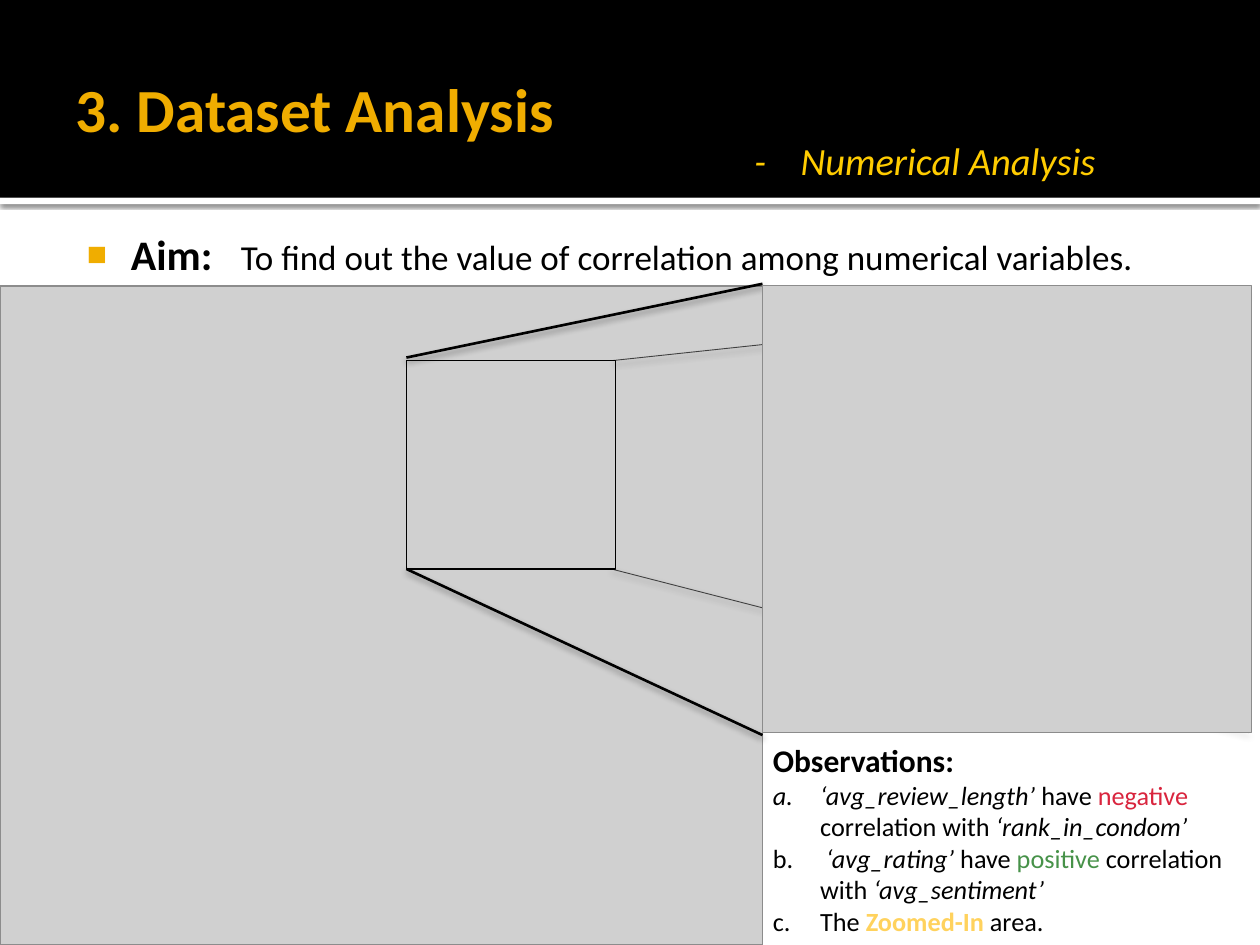
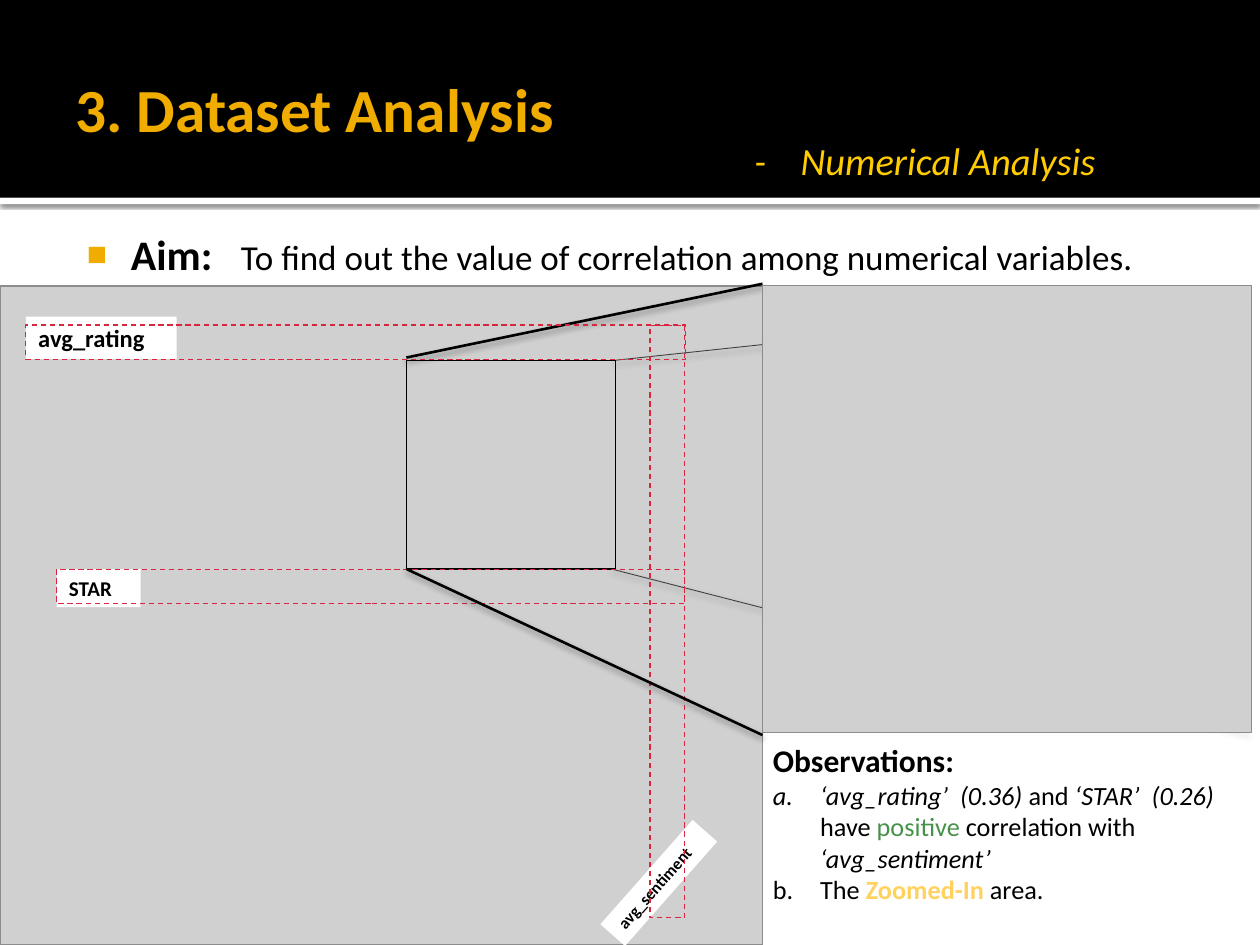
Before and after one commit to nycdatasci/bootcamp007_project, a slide deck: slide 22 of Project3-WebScraping/Boyang_Dai/Project3_condom.pptx. Drawn at 1260x945 pixels with LibreOffice and Linux fonts; fonts in the diff are those of the drawing; grey boxes stand for pictures. Boxes give left, top, right and bottom in pixels: in the first picture for what was removed or moved away, otherwise in the second. Text is boxed around its words. In the diff, an @@ line names an element or a change of style, - is before the commit and + after.

```diff
--- a/Project3-WebScraping/Boyang_Dai/Project3_condom.pptx
+++ b/Project3-WebScraping/Boyang_Dai/Project3_condom.pptx
@@ rectangle added at <box>26,316,178,359</box>, fill #FFFFFF, 14 pt, text #000000, bold @@
+avg_rating
@@ rectangle added at <box>26,325,687,359</box>, outline #D9253E 0.75 pt dashed @@
@@ rectangle added at <box>650,325,685,917</box>, outline #D9253E 0.75 pt dashed @@
@@ rectangle added at <box>57,570,141,607</box>, fill #FFFFFF, 12 pt, text #000000, bold @@
+STAR
@@ rectangle added at <box>57,570,685,604</box>, outline #D9253E 0.75 pt dashed @@
@@ text at <box>820,786,1214,841</box>: text changed @@
-a. ‘avg_review_length’ have negative correlation with ‘rank_in_condom’
-b. ‘avg_rating’ have positive correlation with ‘avg_sentiment’
+a. ‘avg_rating’ (0.36) and ‘STAR’ (0.26) have positive correlation with ‘avg_sentiment’
@@ rectangle added at <box>601,820,718,945</box>, fill #FFFFFF, 9.5 pt, text #000000, bold @@
+avg_sentiment
```
Also in this commit, not shown: 1 other slide changed.
